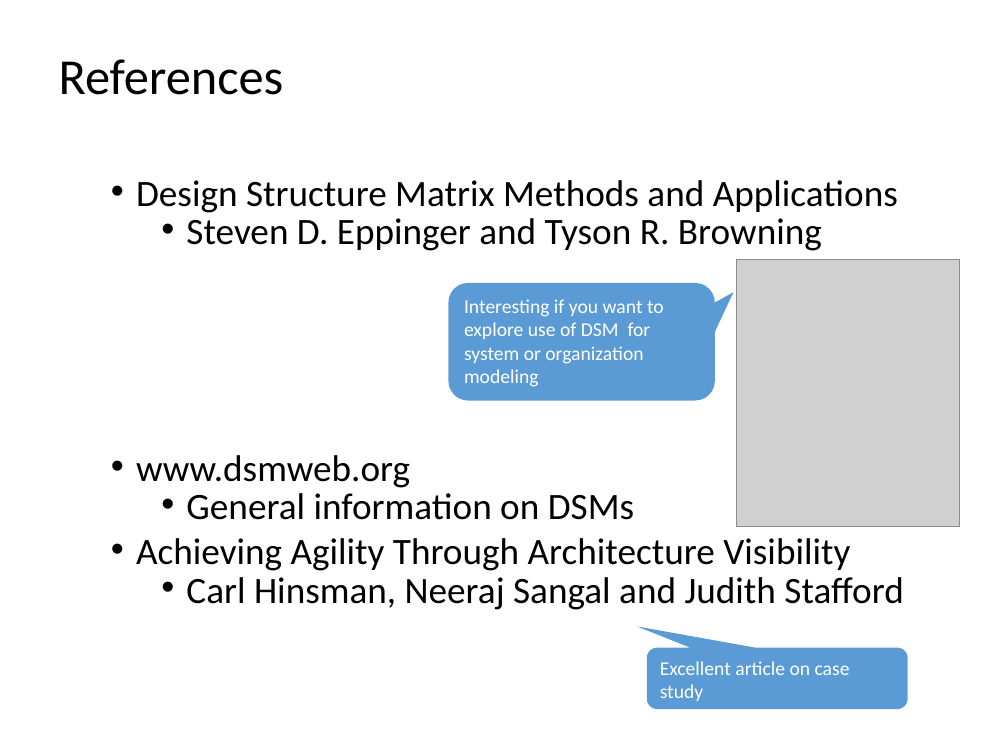
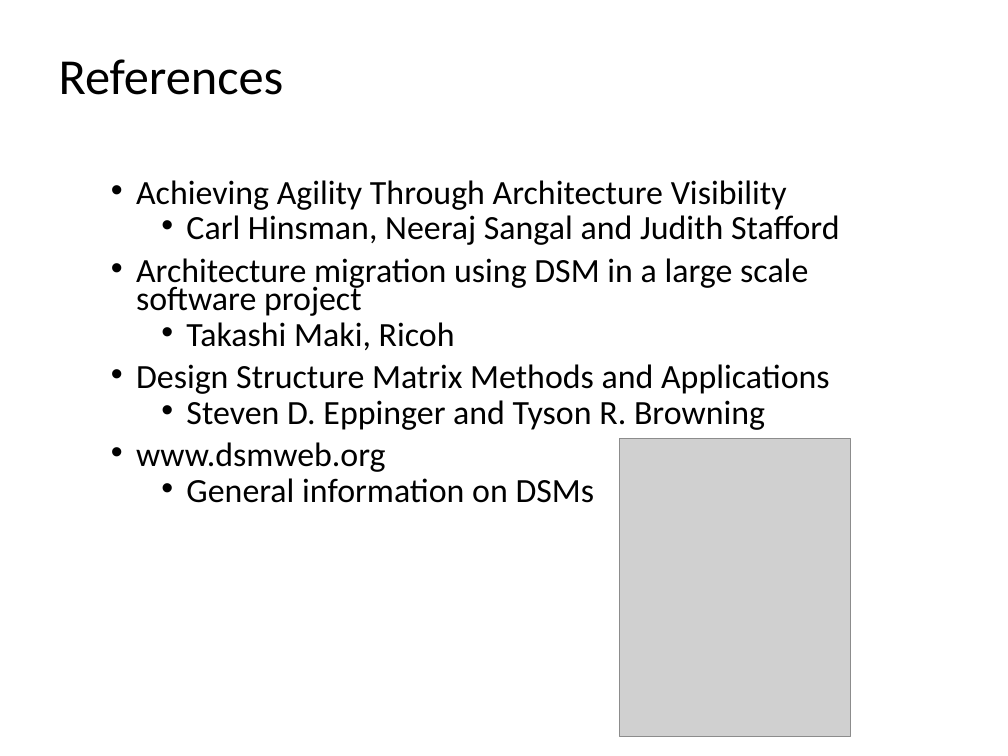
Before and after one commit to dsmsuite/dsmsuite.github.io, a slide deck: slide 50 of documents/DsmPresentation.pptx (slide 34 before the commit). Drawn at 1008x756 pixels with LibreOffice and Linux fonts; fonts in the diff are those of the drawing; grey boxes stand for pictures. Boxes give left, top, right and bottom in pixels: in the first picture for what was removed or moved away, otherwise in the second. Text is boxed around its words. In the diff, an @@ line names an element or a change of style, - is before the commit and + after.

```diff
--- a/documents/DsmPresentation.pptx
+++ b/documents/DsmPresentation.pptx
@@ text at bbox=[136, 180, 840, 350]: paragraphs added @@
+• Achieving Agility Through Architecture Visibility
+  • Carl Hinsman, Neeraj Sangal and Judith Stafford
+• Architecture migration using DSM in a large scale software project
+  • Takashi Maki, Ricoh
@@ rounded speech box removed at bbox=[449, 283, 715, 401] @@
-Interesting if you want to explore use of DSM for system or organization modeling
@@ text at bbox=[136, 364, 830, 503]: size 26.6 to 24.2 pt in "Design Structure Matrix Methods and Applications", "Steven D. Eppinger and Tyson R. Browning", "www.dsmweb.org", "General information on DSMs" @@
@@ picture: place and size @@
-picture at bbox=[736, 259, 960, 526]
+picture at bbox=[619, 438, 851, 736]
@@ text at bbox=[136, 538, 903, 610]: paragraphs removed @@
-• Achieving Agility Through Architecture Visibility
-  • Carl Hinsman, Neeraj Sangal and Judith Stafford
@@ rounded speech box removed at bbox=[647, 648, 908, 710] @@
-Excellent article on case study
```
Also in this commit, not shown: 24 other slides changed, 20 slides added, 4 slides removed.
